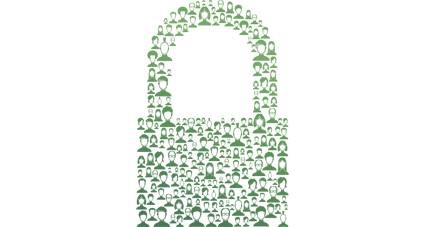
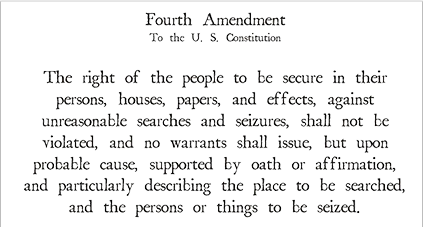
Layered file, before and after one edit (423 x 227). Changes by layer:
removed layer "illustration" over (x1=136, y1=0, x2=289, y2=227)
added layer "Rectangle 1" above "Layer 3" over (x1=0, y1=1, x2=423, y2=227)
added layer "Layer 3" above "Layer 2" over (x1=24, y1=12, x2=405, y2=218)
